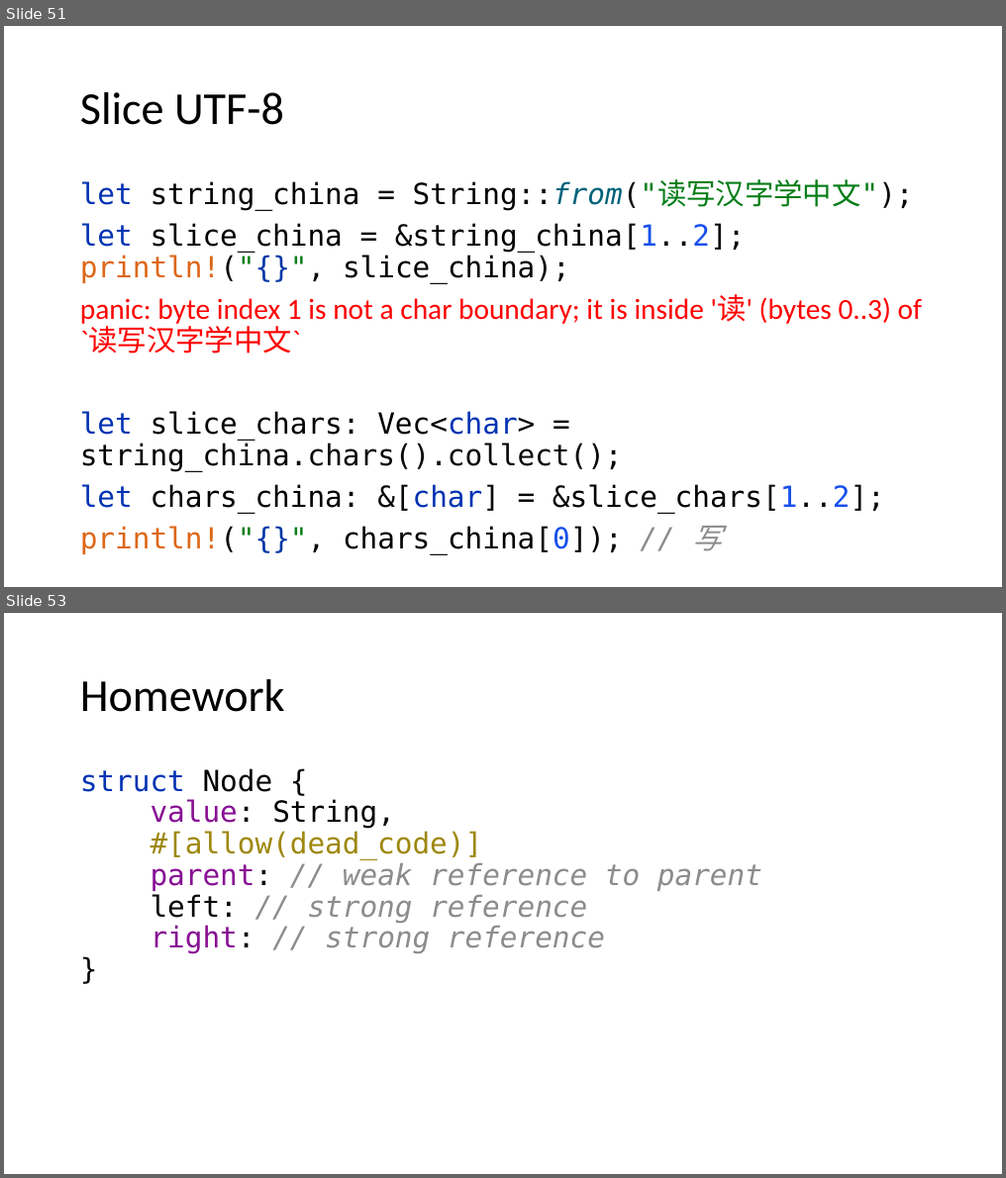
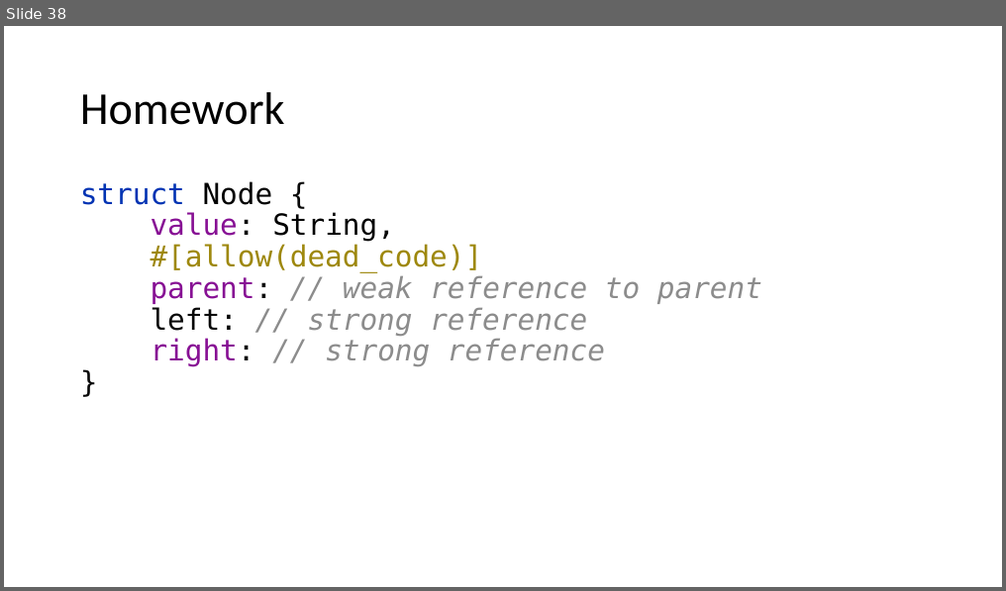
Before and after one commit to kugushev/course-rust-basics, a slide deck: src/05-SmartPointers/05-SmartPointers.pptx. Shown one above the other, each under a label of ours: slides 51 and 53 before the commit, slide 38 after it; the slides between them are not shown. The pictures are 1006x1178 and 1006x591 pixels, drawn with LibreOffice and Linux fonts; fonts in the diff are those of the drawing. Boxes give left, top, right and bottom in pixels: in the first picture for what was removed or moved away, otherwise in the second. Text is boxed around its words. In the diff, an @@ line names an element or a change of style, - is before the commit and + after.

```diff
--- a/src/05-SmartPointers/05-SmartPointers.pptx
+++ b/src/05-SmartPointers/05-SmartPointers.pptx
@@ slide 51 removed at [4, 26, 1002, 587], background #FFFFFF @@
@@ title removed at [80, 92, 284, 125] @@
-Slice UTF-8
@@ text removed at [80, 180, 922, 513] @@
-let string_china = String::from("读写汉字学中文");
-let slice_china = &string_china[1..2];
-println!("{}", slice_china);
-panic: byte index 1 is not a char boundary; it is inside '读' (bytes 0..3) of `读写汉字学中文`
-let slice_chars: Vec<char> = string_china.chars().collect();
-let chars_china: &[char] = &slice_chars[1..2];
-println!("{}", chars_china[0]); // 写
@@ what was slide 53 is now slide 38 @@
```
Also in this commit, not shown: 1 slide changed, 14 other slides removed, 6 other files.
